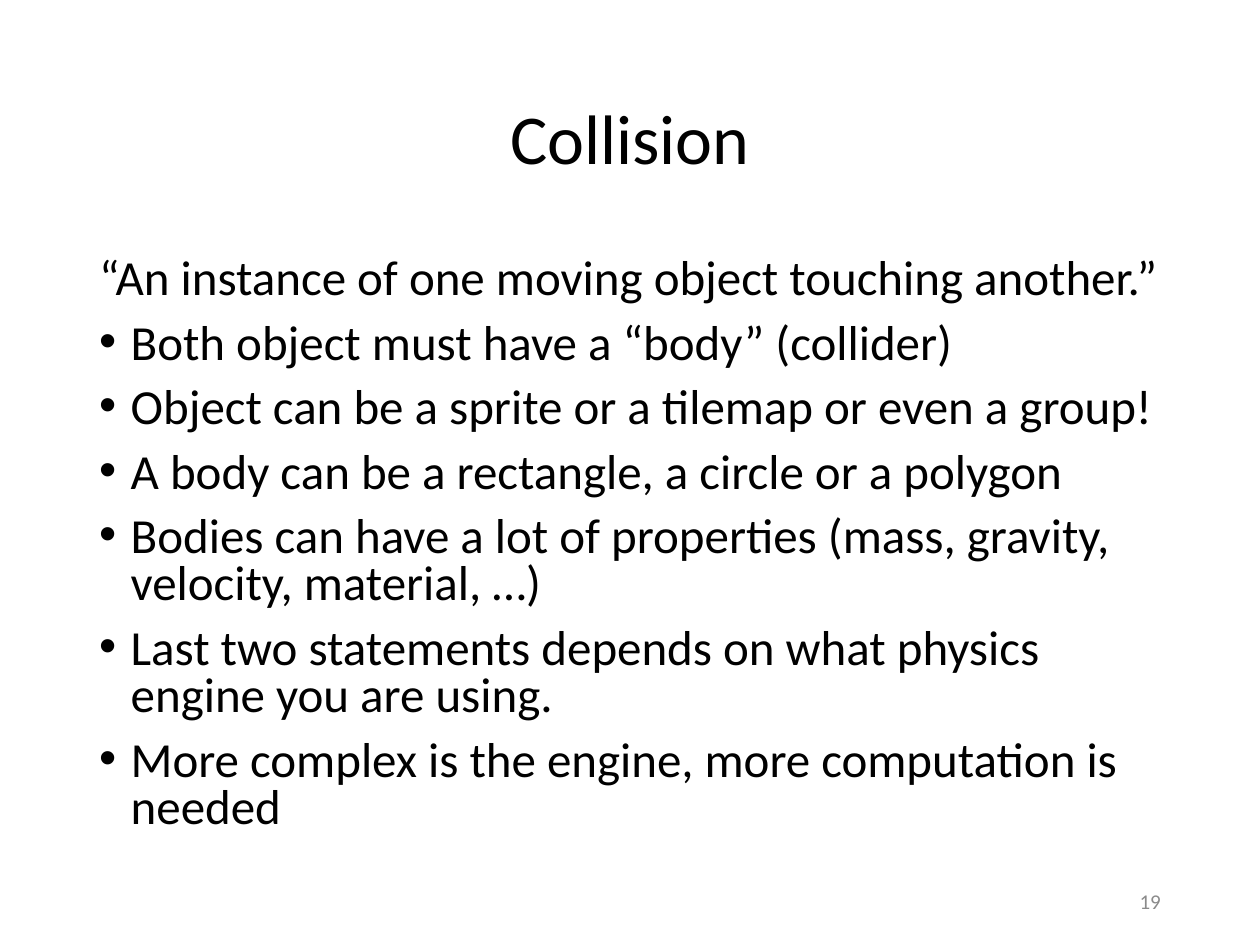
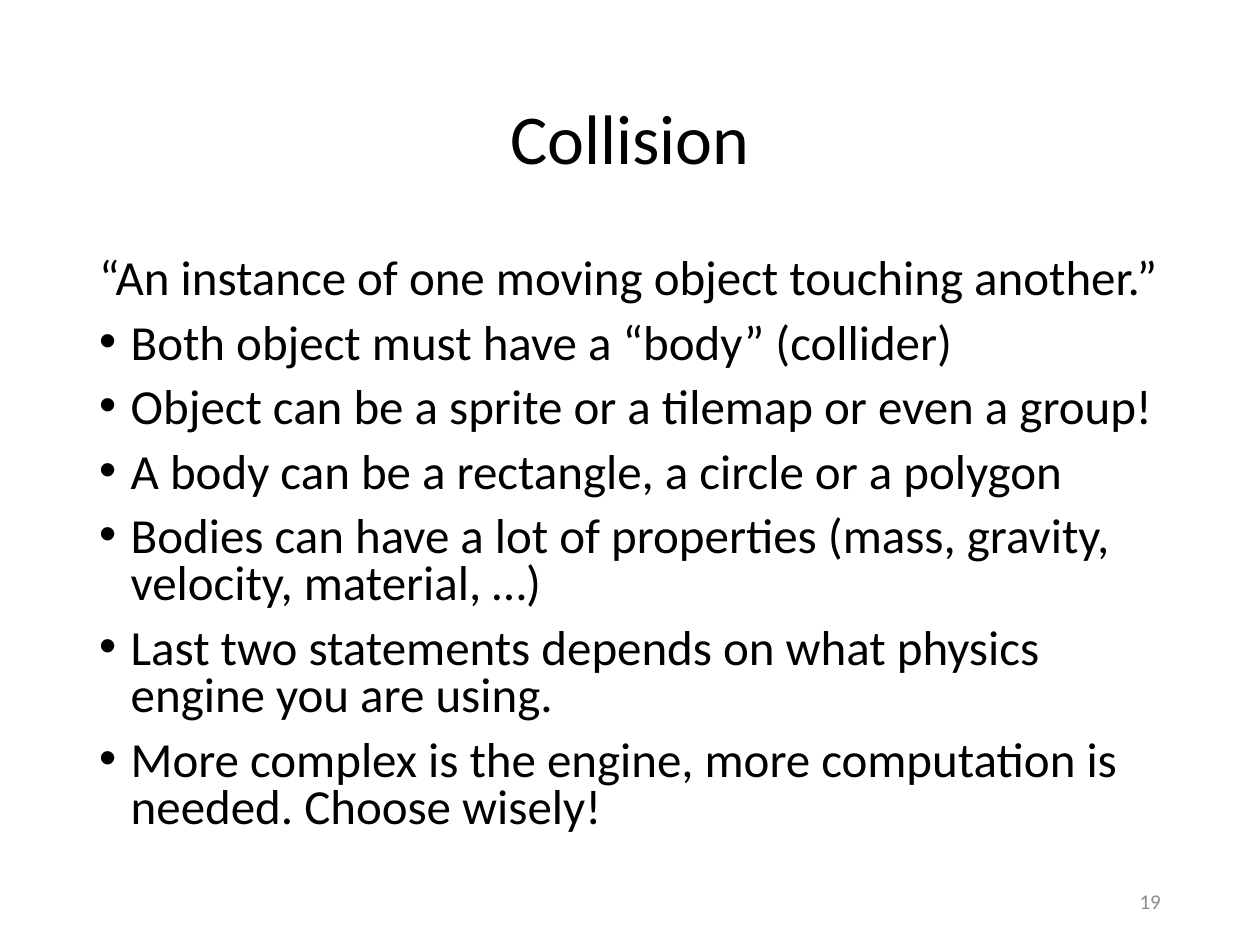
Before and after one commit to Lotti/codemotion2014, a slide deck: slide 19 of codemotion.pptx. Drawn at 1260x945 pixels with LibreOffice and Linux fonts; fonts in the diff are those of the drawing; background and template pictures are left out. Boxes give left, top, right and bottom in pixels: in the first picture for what was removed or moved away, otherwise in the second. Text is boxed around its words. In the diff, an @@ line names an element or a change of style, - is before the commit and + after.

Commit message:
added last slide about collision

```diff
--- a/codemotion.pptx
+++ b/codemotion.pptx
@@ text at [131,743,1117,832]: text changed @@
-• More complex is the engine, more computation is needed
+• More complex is the engine, more computation is needed. Choose wisely!
```
Also in this commit, not shown: 2 other slides changed.
